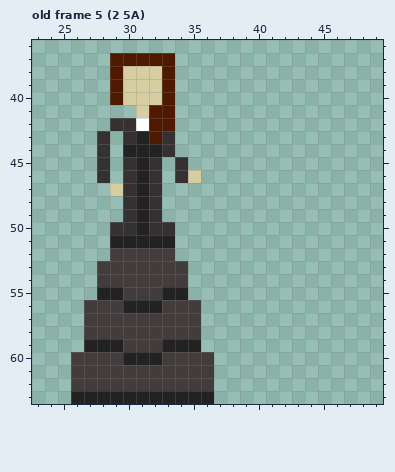
Edited in one commit: pixel-art file (GWS/Sprites/Movesets/GL Moveset/GL_Full_Moveset.ase). The first picture shows the starting point.
64x64 pixels, 272 frames. Colours within 5 levels of each other are drawn and written as one. Shown: old frame 5 (2 5A): x 23..49, y 36..63. The commit also changed other frames, which this record leaves out.
New version:
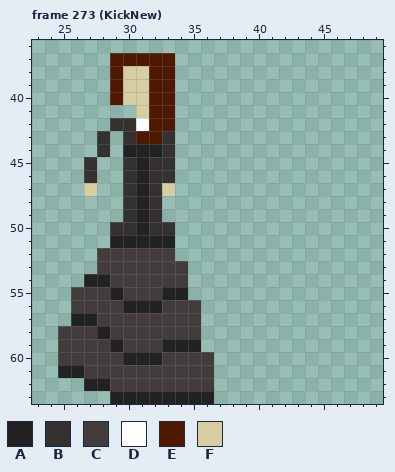
Palette (. is transparent): A #222222  B #363131  C #423c3c  D #ffffff  E #4f1800  F #d6cda0
A new or re-ordered frame is compared with the old frame closest to it.
The edit:
{"change": "frames 272 -> 275"}
{"where": "frame 273 (KickNew) is new; against old frame 5 (2 5A), layer \"Layer\""}
{"frame":273,"y":38,"x":32,"old":"F","new":"E"}
{"frame":273,"y":39,"x":32,"old":"F","new":"E"}
{"frame":273,"y":40,"x":32,"old":"F","new":"E"}
{"frame":273,"y":43,"x":31,"old":"A","new":"E"}
{"frame":273,"y":45,"x":27,"old":".B","new":"B."}
{"frame":273,"y":45,"x":33,"old":".B","new":"B."}
{"frame":273,"y":46,"x":27,"old":".B","new":"B."}
{"frame":273,"y":46,"x":33,"old":".BF","new":"B.."}
{"frame":273,"y":47,"x":27,"old":".","new":"F"}
{"frame":273,"y":47,"x":29,"old":"F","new":"."}
{"frame":273,"y":47,"x":33,"old":".","new":"F"}
{"frame":273,"y":52,"x":28,"old":".","new":"C"}
{"frame":273,"y":54,"x":27,"old":".C","new":"AA"}
{"frame":273,"y":55,"x":26,"old":"..A","new":"CCC"}
{"frame":273,"y":56,"x":26,"old":".","new":"C"}
{"frame":273,"y":57,"x":26,"old":".C","new":"AA"}
{"frame":273,"y":58,"x":25,"old":"..","new":"CC"}
{"frame":273,"y":58,"x":28,"old":"C","new":"A"}
{"frame":273,"y":59,"x":25,"old":"..AA","new":"CCCC"}
{"frame":273,"y":60,"x":25,"old":".","new":"C"}
{"frame":273,"y":61,"x":25,"old":".C","new":"AA"}
{"frame":273,"y":62,"x":26,"old":"CCC","new":".AA"}
{"frame":273,"y":63,"x":26,"old":"AAA","new":"..."}
{"label":"changed","picture_box":[84,66,201,196]}
{"label":"changed","picture_box":[58,248,110,404]}
